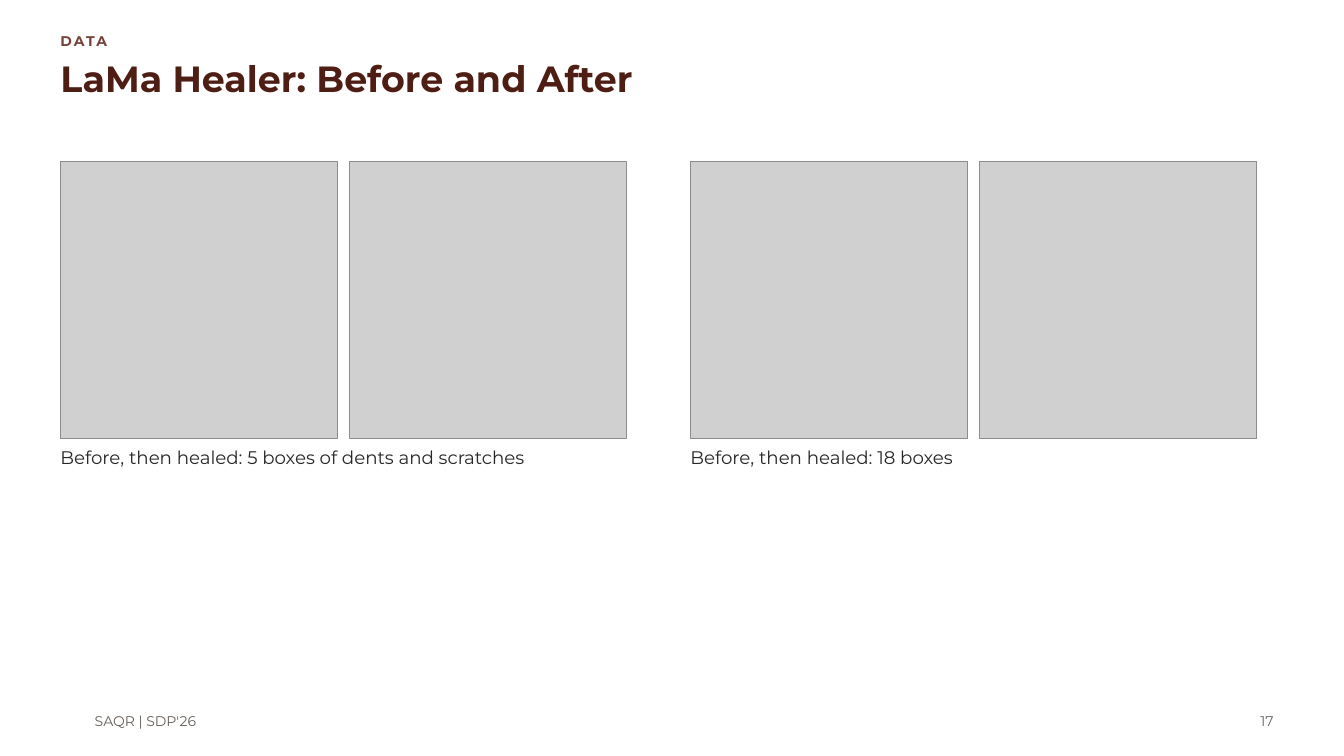
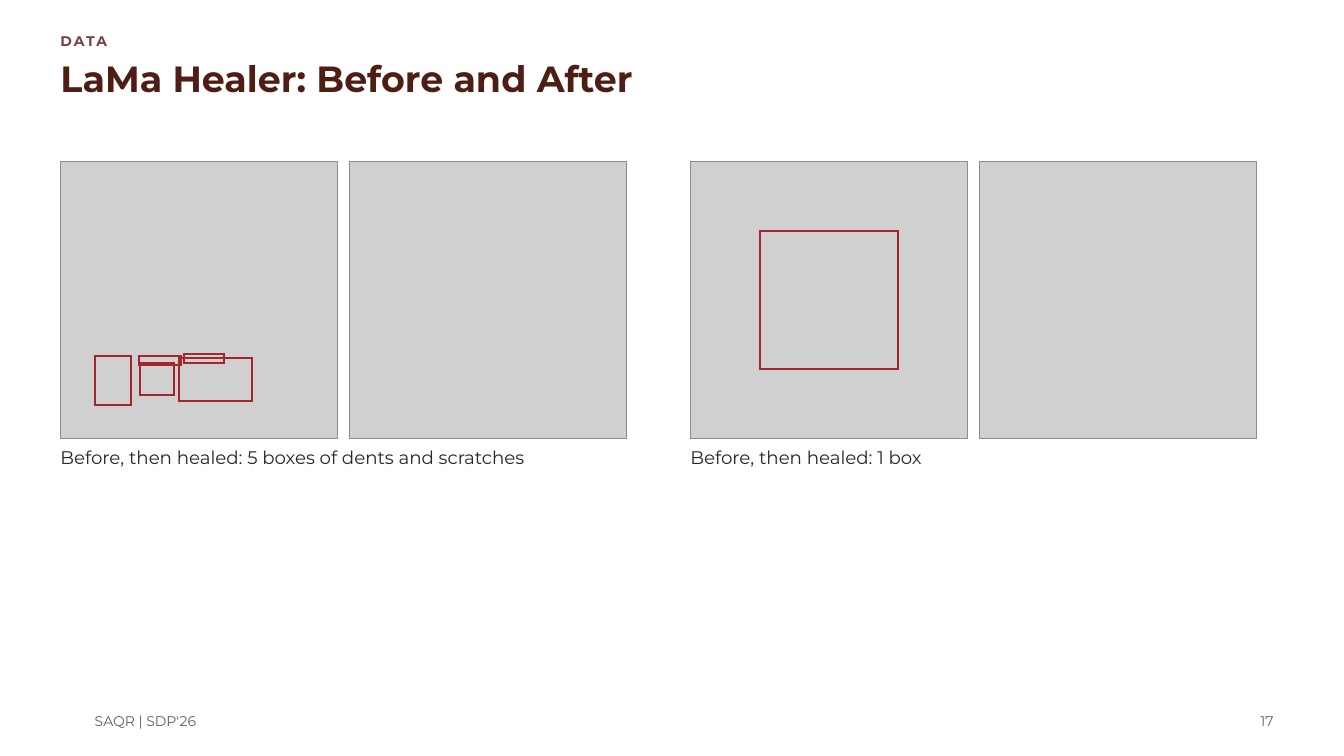
Before and after one commit to MASAR-AUS/SAQR, a slide deck: slide 17 of SAQR CMP490 Presentation.pptx. Drawn at 1344x756 pixels with LibreOffice and Linux fonts; fonts in the diff are those of the drawing; grey boxes stand for pictures; background and template pictures are left out. Boxes give left, top, right and bottom in pixels: in the first picture for what was removed or moved away, otherwise in the second. Text is boxed around its words. In the diff, an @@ line names an element or a change of style, - is before the commit and + after.

```diff
--- a/SAQR CMP490 Presentation.pptx
+++ b/SAQR CMP490 Presentation.pptx
@@ rectangle added at (x1=760, y1=231, x2=899, y2=370), outline #A4262C 1.5 pt @@
@@ group added at (x1=95, y1=354, x2=252, y2=405): 5 rectangles @@
@@ text at (x1=690, y1=450, x2=922, y2=467): text changed @@
-Before, then healed: 18 boxes
+Before, then healed: 1 box
```
Also in this commit, not shown: 11 other slides changed, 1 slide removed.
